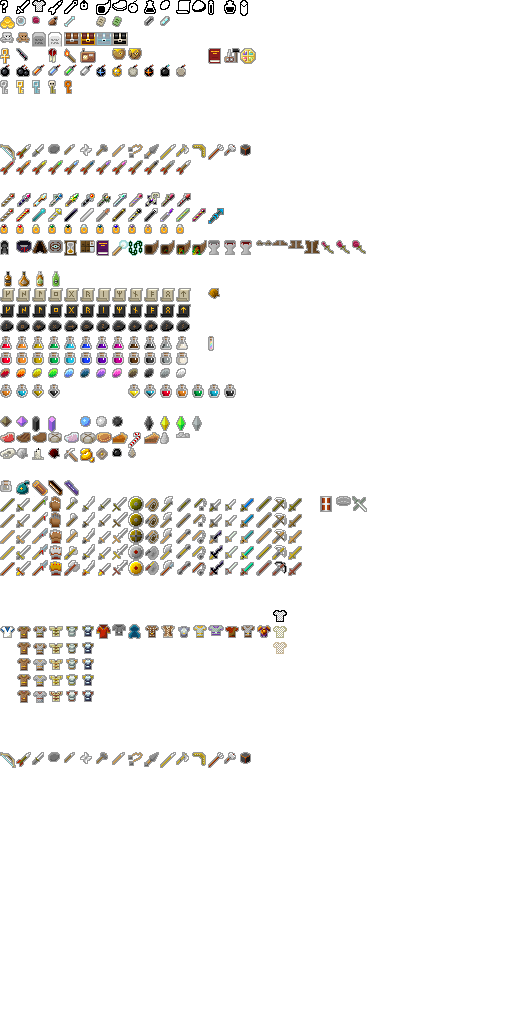
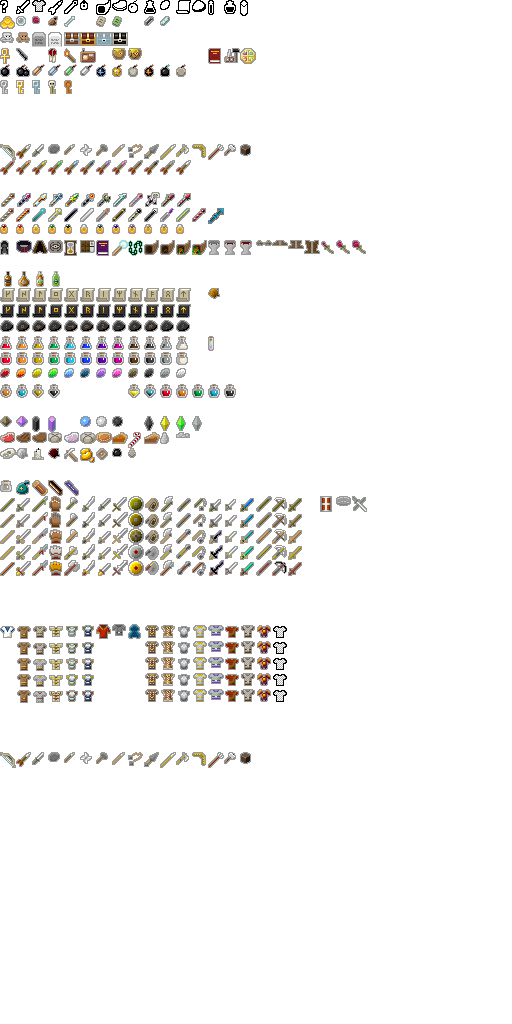
The second (512, 1024) image is a revision of the first. Changes to its layers:
painted on "items.png" over [145, 610, 287, 702]
